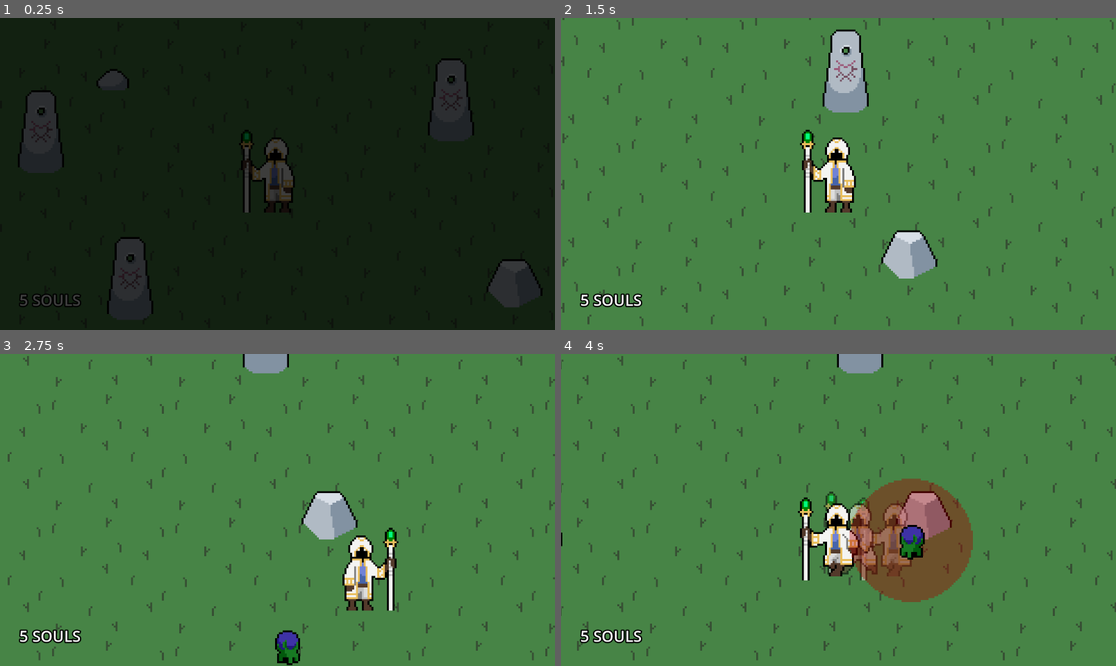
Above: before the commit, frames 1-4 (two rows, left to right).
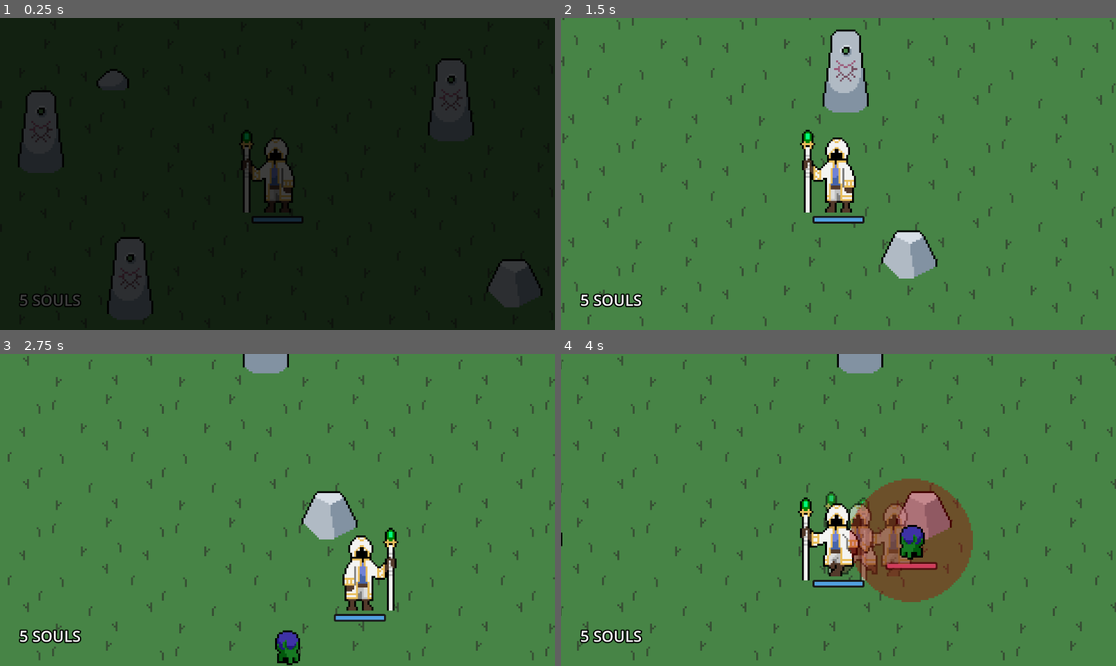
Above: after the commit, the same moments.

Repository: SleepyStudios/SummonerSurvivor
Game: Godot game, scene res://scenes/main.tscn
Two runs of this game, one before a commit and one after it. Both use one fixed random seed, a clock stepped at 60 frames per second and the inputs below.
Inputs (mouse positions are in pixels of both pictures, inside the frame that each line leads up to):
- Up to frame 1 (0.25 s): no input
- Up to frame 2 (1.5 s): move the mouse to (960, 158) at 0.52 s; hold Right (right) 0.53-1.28 s; tap Space (dash) at 0.6 s; click (960, 158) at 0.67 s; move the mouse to (727, 189) at 1.27 s; hold Down (down) from 1.28 s (still down); click (727, 189) at 1.35 s
- Up to frame 3 (2.75 s): tap Space (dash) at 1.55, 2.1 s; move the mouse to (333, 441) at 2.02 s; release Down (down) at 2.03 s; hold Right (right) from 2.03 s (still down)
- Up to frame 4 (4 s): move the mouse to (810, 572) at 2.77 s; release Right (right) at 2.78 s; hold Up (up) 2.78-3.53 s; tap Space (dash) at 2.85, 3.8 s; click (810, 572) at 2.92 s; move the mouse to (1005, 556) at 3.52 s; hold Left (left) from 3.53 s (still down); click (1005, 556) at 3.6 s

The runs differ from the first frame. In frame 1, 0.2% of the frame differs, in the area x 45-55%, y 63-66%; in frame 2, 0.2%; in frame 3, 0.2%; in frame 4, 0.5%, in the area x 45-68%, y 66-75%.

Commit message:
hitting, GAMEPLAY

Diff:
--- a/scenes/bomber.tscn
+++ b/scenes/bomber.tscn
@@ -1,12 +1,13 @@
-[gd_scene load_steps=24 format=3 uid="uid://dfagrj47rdnpo"]
+[gd_scene load_steps=26 format=3 uid="uid://dfagrj47rdnpo"]
 
 [ext_resource type="Script" path="res://scripts/bomber.gd" id="1_oushq"]
 [ext_resource type="Texture2D" uid="uid://dyx1gq3vscg8u" path="res://assets/creatures/bomb_creature_walking_blinking.png" id="2_nh2yx"]
 [ext_resource type="Texture2D" uid="uid://7rhh2dxhbrsx" path="res://assets/creatures/bomb_creature_walking.png" id="3_vv2jg"]
 [ext_resource type="Texture2D" uid="uid://ct5h7qttjsbqe" path="res://assets/creatures/bomb_creature_exploding.png" id="4_y1il7"]
+[ext_resource type="PackedScene" uid="uid://cogx87p0pb6a4" path="res://scenes/ui/hitbox.tscn" id="5_kyhnb"]
+[ext_resource type="StyleBox" uid="uid://d2t0uqgjiwara" path="res://scenes/ui/enemy_health_bar_style.tres" id="6_iid16"]
 
 [sub_resource type="RectangleShape2D" id="RectangleShape2D_uy1w8"]
-size = Vector2(40, 40)
 
 [sub_resource type="AtlasTexture" id="AtlasTexture_n7hvw"]
 atlas = ExtResource("2_nh2yx")
@@ -142,11 +143,13 @@
 radius = 120.0
 
 [node name="Bomber" type="CharacterBody2D" groups=["enemy"]]
-position = Vector2(80, 80)
+position = Vector2(2.08165e-12, 2.08165e-12)
 collision_layer = 2
 collision_mask = 2
 motion_mode = 1
 script = ExtResource("1_oushq")
+kill_points = 5
+max_health = 2
 
 [node name="CollisionShape2D" type="CollisionShape2D" parent="."]
 shape = SubResource("RectangleShape2D_uy1w8")
@@ -163,6 +166,11 @@
 wait_time = 2.0
 one_shot = true
 
+[node name="Hitbox" parent="." instance=ExtResource("5_kyhnb")]
+
+[node name="HealthBar" parent="Hitbox" index="0"]
+theme_override_styles/fill = ExtResource("6_iid16")
+
 [node name="ExplosionArea" type="Area2D" parent="."]
 
 [node name="CollisionShape2D" type="CollisionShape2D" parent="ExplosionArea"]
@@ -173,3 +181,5 @@
 [connection signal="timeout" from="BoomTimer" to="." method="_on_boom_timer_timeout"]
 [connection signal="body_entered" from="ExplosionArea" to="." method="_on_explosion_area_body_entered"]
 [connection signal="body_exited" from="ExplosionArea" to="." method="_on_explosion_area_body_exited"]
+
+[editable path="Hitbox"]
--- a/scenes/bullet.tscn
+++ b/scenes/bullet.tscn
@@ -4,15 +4,15 @@
 [ext_resource type="Texture2D" uid="uid://cp1l7f5p11g4d" path="res://assets/bullet.png" id="2_fss0c"]
 
 [sub_resource type="RectangleShape2D" id="RectangleShape2D_aq8m1"]
-size = Vector2(2.5625, 4)
+size = Vector2(15.5625, 6)
 
-[node name="Bullet" type="StaticBody2D"]
+[node name="Bullet" type="StaticBody2D" groups=["player_ally"]]
 collision_layer = 0
 collision_mask = 6
 script = ExtResource("1_ddqvk")
 
 [node name="CollisionShape2D" type="CollisionShape2D" parent="."]
-position = Vector2(-2.28125, 0)
+position = Vector2(4.21875, 0)
 shape = SubResource("RectangleShape2D_aq8m1")
 
 [node name="Sprite2D" type="Sprite2D" parent="."]
--- /dev/null
+++ b/scenes/health_bar.tscn
@@ -0,0 +1,58 @@
+[gd_scene load_steps=6 format=3 uid="uid://7iqsboiivbxg"]
+
+[ext_resource type="Script" path="res://scripts/health_bar.gd" id="1_838tg"]
+
+[sub_resource type="StyleBoxEmpty" id="StyleBoxEmpty_taltk"]
+
+[sub_resource type="StyleBoxFlat" id="StyleBoxFlat_i5130"]
+bg_color = Color(0.317647, 0.627451, 0.882353, 1)
+corner_radius_top_left = 2
+corner_radius_bottom_left = 2
+
+[sub_resource type="StyleBoxFlat" id="StyleBoxFlat_ehl7h"]
+bg_color = Color(0.0980392, 0.0980392, 0.0980392, 1)
+corner_radius_top_left = 4
+corner_radius_top_right = 4
+corner_radius_bottom_right = 4
+corner_radius_bottom_left = 4
+expand_margin_left = 4.0
+expand_margin_top = 4.0
+expand_margin_right = 4.0
+expand_margin_bottom = 4.0
+
+[sub_resource type="StyleBoxFlat" id="StyleBoxFlat_30uql"]
+bg_color = Color(1, 1, 1, 1)
+corner_radius_top_left = 2
+corner_radius_top_right = 2
+corner_radius_bottom_right = 2
+corner_radius_bottom_left = 2
+
+[node name="HealthBar" type="ProgressBar"]
+z_index = 1
+texture_filter = 1
+offset_right = 100.0
+offset_bottom = 8.0
+theme_override_styles/background = SubResource("StyleBoxEmpty_taltk")
+theme_override_styles/fill = SubResource("StyleBoxFlat_i5130")
+value = 60.0
+show_percentage = false
+script = ExtResource("1_838tg")
+
+[node name="DamageBar" type="ProgressBar" parent="."]
+z_index = -1
+layout_mode = 1
+anchors_preset = 15
+anchor_right = 1.0
+anchor_bottom = 1.0
+grow_horizontal = 2
+grow_vertical = 2
+theme_override_styles/background = SubResource("StyleBoxFlat_ehl7h")
+theme_override_styles/fill = SubResource("StyleBoxFlat_30uql")
+value = 80.0
+show_percentage = false
+
+[node name="Timer" type="Timer" parent="."]
+wait_time = 0.4
+one_shot = true
+
+[connection signal="timeout" from="Timer" to="." method="_on_timer_timeout"]
--- a/scenes/main.tscn
+++ b/scenes/main.tscn
@@ -180,8 +180,8 @@
 anchors_preset = 15
 anchor_right = 1.0
 anchor_bottom = 1.0
-offset_right = 9216.0
-offset_bottom = 5184.0
+offset_right = 12672.0
+offset_bottom = 7128.0
 grow_horizontal = 2
 grow_vertical = 2
 color = Color(0, 0, 0, 1)
--- a/scenes/player.tscn
+++ b/scenes/player.tscn
@@ -1,7 +1,8 @@
-[gd_scene load_steps=11 format=3 uid="uid://c7ylt42bmheo6"]
+[gd_scene load_steps=12 format=3 uid="uid://c7ylt42bmheo6"]
 
 [ext_resource type="Script" path="res://scripts/player.gd" id="1_t8i75"]
 [ext_resource type="Texture2D" uid="uid://bdq8b3kpj41e4" path="res://assets/summoner_walking.png" id="2_dwarc"]
+[ext_resource type="PackedScene" uid="uid://7iqsboiivbxg" path="res://scenes/health_bar.tscn" id="3_q2nu8"]
 
 [sub_resource type="RectangleShape2D" id="RectangleShape2D_2bw7l"]
 size = Vector2(64, 128)
@@ -88,5 +89,11 @@
 sprite_frames = SubResource("SpriteFrames_lcyxd")
 animation = &"walking"
 
+[node name="HealthBar" parent="." instance=ExtResource("3_q2nu8")]
+offset_left = -50.0
+offset_top = 91.0
+offset_right = 50.0
+offset_bottom = 99.0
+
 [connection signal="timeout" from="DashTimer" to="." method="_on_dash_timer_timeout"]
 [connection signal="timeout" from="DashCooldownTimer" to="." method="_on_dash_cooldown_timer_timeout"]
--- a/scenes/roller.tscn
+++ b/scenes/roller.tscn
@@ -1,11 +1,11 @@
-[gd_scene load_steps=13 format=3 uid="uid://cncaselhwx66g"]
+[gd_scene load_steps=14 format=3 uid="uid://cncaselhwx66g"]
 
 [ext_resource type="Script" path="res://scripts/roller.gd" id="1_5aak3"]
 [ext_resource type="Texture2D" uid="uid://bu1o2ml0ydv51" path="res://assets/creatures/roller_running.png" id="2_7h6a8"]
 [ext_resource type="Texture2D" uid="uid://b6jom6k8epl0k" path="res://assets/creatures/roller_rolling.png" id="3_by1s8"]
+[ext_resource type="PackedScene" uid="uid://cogx87p0pb6a4" path="res://scenes/ui/hitbox.tscn" id="4_u5ce7"]
 
-[sub_resource type="CircleShape2D" id="CircleShape2D_p48kq"]
-radius = 42.72
+[sub_resource type="CircleShape2D" id="CircleShape2D_0wugd"]
 
 [sub_resource type="AtlasTexture" id="AtlasTexture_6t0w3"]
 atlas = ExtResource("2_7h6a8")
@@ -69,16 +69,26 @@
 "speed": 5.0
 }]
 
-[node name="Roller" type="CharacterBody2D"]
+[node name="Roller" type="CharacterBody2D" groups=["player_ally"]]
 position = Vector2(2.08165e-12, 2.08165e-12)
 collision_layer = 2
 collision_mask = 2
 script = ExtResource("1_5aak3")
+max_health = 10
 
 [node name="CollisionShape2D" type="CollisionShape2D" parent="."]
-shape = SubResource("CircleShape2D_p48kq")
+shape = SubResource("CircleShape2D_0wugd")
 
 [node name="AnimatedSprite2D" type="AnimatedSprite2D" parent="."]
 scale = Vector2(4, 4)
 sprite_frames = SubResource("SpriteFrames_xbvth")
 autoplay = "default"
+
+[node name="Hitbox" parent="." instance=ExtResource("4_u5ce7")]
+search_group = 1
+
+[node name="HealthBar" parent="Hitbox" index="0"]
+offset_top = 67.0
+offset_bottom = 75.0
+
+[editable path="Hitbox"]
--- a/scenes/turret.tscn
+++ b/scenes/turret.tscn
@@ -1,15 +1,16 @@
-[gd_scene load_steps=5 format=3 uid="uid://c3ov21223a3bd"]
+[gd_scene load_steps=6 format=3 uid="uid://c3ov21223a3bd"]
 
 [ext_resource type="Script" path="res://scripts/turret.gd" id="1_o6gv7"]
 [ext_resource type="Texture2D" uid="uid://cede26bitf26" path="res://assets/creatures/turret.png" id="2_e1qdi"]
 [ext_resource type="Texture2D" uid="uid://s7prf1evkx0q" path="res://assets/creatures/turret_snout.png" id="3_dvaf8"]
+[ext_resource type="PackedScene" uid="uid://cogx87p0pb6a4" path="res://scenes/ui/hitbox.tscn" id="4_2o3cc"]
 
 [sub_resource type="CircleShape2D" id="CircleShape2D_djkhj"]
-radius = 30.0
+radius = 1.0
 
-[node name="Turret" type="StaticBody2D"]
+[node name="Turret" type="CharacterBody2D"]
 texture_filter = 1
-position = Vector2(225, 146)
+position = Vector2(2.08165e-12, 2.08165e-12)
 script = ExtResource("1_o6gv7")
 
 [node name="Base" type="Sprite2D" parent="."]
@@ -27,3 +28,6 @@
 
 [node name="CollisionShape2D" type="CollisionShape2D" parent="."]
 shape = SubResource("CircleShape2D_djkhj")
+
+[node name="Hitbox" parent="." instance=ExtResource("4_2o3cc")]
+search_group = 1
--- /dev/null
+++ b/scenes/ui/enemy_health_bar_style.tres
@@ -0,0 +1,6 @@
+[gd_resource type="StyleBoxFlat" format=3 uid="uid://d2t0uqgjiwara"]
+
+[resource]
+bg_color = Color(0.92549, 0.384314, 0.592157, 1)
+corner_radius_top_left = 2
+corner_radius_bottom_left = 2
--- /dev/null
+++ b/scenes/ui/hitbox.tscn
@@ -0,0 +1,21 @@
+[gd_scene load_steps=4 format=3 uid="uid://cogx87p0pb6a4"]
+
+[ext_resource type="Script" path="res://scripts/hitbox.gd" id="1_nbf0w"]
+[ext_resource type="PackedScene" uid="uid://7iqsboiivbxg" path="res://scenes/health_bar.tscn" id="2_j7dh0"]
+
+[sub_resource type="CircleShape2D" id="CircleShape2D_mwe7p"]
+radius = 38.0
+
+[node name="Hitbox" type="Area2D"]
+collision_layer = 2
+collision_mask = 2
+script = ExtResource("1_nbf0w")
+
+[node name="HealthBar" parent="." instance=ExtResource("2_j7dh0")]
+offset_left = -50.0
+offset_top = 49.0
+offset_right = 50.0
+offset_bottom = 57.0
+
+[node name="CollisionShape2D" type="CollisionShape2D" parent="."]
+shape = SubResource("CircleShape2D_mwe7p")
--- a/scripts/bomber.gd
+++ b/scripts/bomber.gd
@@ -2,9 +2,8 @@
 
 const EXPLODE_TRIGGER_DISTANCE = 150
 
-
-@onready var sprite: AnimatedSprite2D = $"AnimatedSprite2D"
-@onready var boom_timer: Timer = $"BoomTimer"
+@onready var sprite: AnimatedSprite2D = $AnimatedSprite2D
+@onready var boom_timer: Timer = $BoomTimer
 
 var ready_to_explode = false
 var player_in_explosion = false
--- a/scripts/bullet.gd
+++ b/scripts/bullet.gd
@@ -1,29 +1,26 @@
 class_name Bullet extends StaticBody2D
 
-enum SEARCH_GROUP {
-	PLAYER,
-	ENEMY
-}
+var velocity: Vector2
+var search_group: Hitbox.SEARCH_GROUP
 
-var velocity: Vector2
-var search_group: SEARCH_GROUP
-
-func launch(direction: Vector2, speed: float, group: SEARCH_GROUP):
+func launch(direction: Vector2, speed: float, group: Hitbox.SEARCH_GROUP):
 	velocity = direction * speed
 	search_group = group
-	$"Sprite2D".rotation = direction.angle()
+	$Sprite2D.rotation = direction.angle()
 
-	if search_group == SEARCH_GROUP.PLAYER:
+	if search_group == Hitbox.SEARCH_GROUP.PLAYER:
 		set_collision_mask_value(2, false)
-	elif search_group == SEARCH_GROUP.ENEMY:
+	elif search_group == Hitbox.SEARCH_GROUP.ENEMY:
 		set_collision_mask_value(3, false)
 
 func _physics_process(_delta: float):
 	var collision = move_and_collide(velocity)
 
 	if collision != null:
-		if collision.get_collider().is_in_group("player" if search_group == SEARCH_GROUP.PLAYER else "enemy"):
-			if search_group == SEARCH_GROUP.ENEMY:
-				collision.get_collider().on_death()
+		if collision.get_collider().is_in_group("player" if search_group == Hitbox.SEARCH_GROUP.PLAYER else "enemy"):
+			if collision.get_collider().is_in_group("enemy"):
+				collision.get_collider().hitbox.handle_hit()
+			else:
+				collision.get_collider().on_hit()
 
 		queue_free()
--- a/scripts/creature.gd
+++ b/scripts/creature.gd
@@ -2,30 +2,38 @@
 
 @export var kill_points: int
 @export var speed = 250.0
+@export var max_health = 3
 
 @onready var player: Player = $"../Player"
+@onready var hitbox: Hitbox = $Hitbox
 
+var health
 var dead = false
 
 var soul_pickup = preload ("res://scenes/soul_pickup.tscn")
 
+func _ready() -> void:
+	health = max_health
+	hitbox.setup(health, on_hit)
+
 func _can_move() -> bool:
 	return not player.dead
 
-func get_center_point() -> Vector2:
-	for child in get_children():
-		if child is Sprite2D:
-			return position + child.texture.size() / 2
-		if child is AnimatedSprite2D:
-			return position + child.sprite_frames.get_frame_texture(child.animation, child.frame).get_size() / 2
+func on_hit() -> void:
+	if dead:
+		return
 
-	return position
+	health -= 1
+	if health < 1:
+		on_death()
 
 func on_death() -> void:
 	if dead:
 		return
 
 	dead = true
+	player.add_score(kill_points)
+
 	var pickup = soul_pickup.instantiate()
 	pickup.position = position
 	player.get_parent().add_child(pickup)
--- /dev/null
+++ b/scripts/health_bar.gd
@@ -0,0 +1,31 @@
+class_name HealthBar extends ProgressBar
+
+@onready var timer = $Timer
+@onready var damage_bar = $DamageBar
+
+var health = 0 : set = _set_health
+
+func _set_health(new_health: int):
+	var prev = health
+
+	if new_health == 0:
+		visible = false
+
+	health = min(max_value, new_health)
+	value = health
+
+	if new_health < prev:
+		timer.start()
+	else:
+		damage_bar.value = health
+
+func init_health(_health: int):
+	health = _health
+	max_value = health
+	value = health
+
+	damage_bar.max_value = health
+	damage_bar.value = health
+
+func _on_timer_timeout() -> void:
+	damage_bar.value = health
--- /dev/null
+++ b/scripts/hitbox.gd
@@ -0,0 +1,48 @@
+class_name Hitbox extends Area2D
+
+const HIT_RATE = 0.5
+
+enum SEARCH_GROUP {
+	PLAYER,
+	ENEMY
+}
+
+signal on_hit
+@export var search_group: SEARCH_GROUP
+@onready var health_bar = $HealthBar
+
+var enemies_colliding_with_count = 0
+var tmr_hit = 0
+
+func _ready() -> void:
+	body_entered.connect(_on_body_entered)
+	body_exited.connect(_on_body_exited)
+
+func setup(max_health: int, hit_connection: Callable) -> void:
+	health_bar.init_health(max_health)
+	on_hit.connect(hit_connection)
+
+func search_group_name() -> String:
+	return "enemy" if search_group == SEARCH_GROUP.ENEMY else "player_ally"
+
+func _on_body_entered(body: Node2D) -> void:
+	if body.is_in_group(search_group_name()):
+		enemies_colliding_with_count += 1
+		tmr_hit = HIT_RATE
+
+func _on_body_exited(body: Node2D) -> void:
+	if body.is_in_group(search_group_name()):
+		enemies_colliding_with_count -= 1
+
+func handle_hit() -> void:
+	on_hit.emit()
+	health_bar.health -= 1
+
+func _process(delta: float) -> void:
+	tmr_hit += delta
+	if tmr_hit >= 0.5:
+		for i in enemies_colliding_with_count:
+			on_hit.emit()
+			health_bar.health -= 1
+
+		tmr_hit = 0
--- a/scripts/monument.gd
+++ b/scripts/monument.gd
@@ -1,6 +1,6 @@
 extends StaticBody2D
 
-@onready var label: Label = $"Label"
+@onready var label: Label = $Label
 @onready var player: Player = $"../../Player"
 
 const UPGRADE_TIERS = [3, 5, 10, 20, 40]
--- a/scripts/player.gd
+++ b/scripts/player.gd
@@ -5,23 +5,27 @@
 const WORLD_SIZE = Vector2(1920, 1080)
 const MAX_HEALTH = 5
 
-@onready var cam: Camera2D = $"Camera2D"
-@onready var dash_timer: Timer = $"DashTimer"
-@onready var dash_cooldown_timer: Timer = $"DashCooldownTimer"
-@onready var bg: Sprite2D = $"../BG"
+@onready var cam: Camera2D = $Camera2D
+@onready var dash_timer: Timer = $DashTimer
+@onready var dash_cooldown_timer: Timer = $DashCooldownTimer
 @onready var monuments_spawner: MonumentsSpawner = $"../Monuments"
-@onready var sprite: AnimatedSprite2D = $"AnimatedSprite2D"
+@onready var sprite: AnimatedSprite2D = $AnimatedSprite2D
 @onready var ui: UI = $"../UI"
+@onready var health_bar: HealthBar = $HealthBar
 
 var dash_sprite = preload("res://scenes/dash_sprite.tscn")
 
 var speed = BASE_SPEED
 var can_dash = true
 var souls = 5
-var health = MAX_HEALTH
+var health = MAX_HEALTH : set = _set_health
 var tmr_dash_sprite = 0
 var dead = false
 var score = 0
+
+func _set_health(new_value: int) -> void:
+	health = new_value
+	health_bar.health = health
 
 func _ready() -> void:
 	cam.limit_top = -WORLD_SIZE.y * 0.5
@@ -30,6 +34,8 @@
 	cam.limit_right = WORLD_SIZE.x * 0.5
 	cam.limit_smoothed = true
 	monuments_spawner.spawn()
+
+	health_bar.init_health(health)
 
 func get_input() -> void:
 	if dead:
@@ -78,7 +84,7 @@
 func _on_dash_cooldown_timer_timeout() -> void:
 	can_dash = true
 
-func _add_score(amount) -> void:
+func add_score(amount) -> void:
 	score += amount
 
 func on_hit() -> void:
@@ -95,7 +101,7 @@
 
 func on_pickup_soul() -> void:
 	souls += 1
-	_add_score(5)
+	add_score(5)
 	print("new souls: %s" % [souls])
 
 func on_heal(requirement: int) -> void:
--- a/scripts/roller.gd
+++ b/scripts/roller.gd
@@ -1,11 +1,10 @@
-extends CharacterBody2D
+extends Summonable
 
 const AGGRO_RANGE = 400
 const BASE_SPEED = 150
 const AGGRO_SPEED = 400
 
-@onready var player: Player = $"../Player"
-@onready var sprite: AnimatedSprite2D = $"AnimatedSprite2D"
+@onready var sprite: AnimatedSprite2D = $AnimatedSprite2D
 
 var target: Creature
 
@@ -26,6 +25,9 @@
 	sprite.play("default")
 
 func _physics_process(_delta: float) -> void:
+	if dead:
+		return
+
 	if player and not target:
 		velocity = (player.position - position).normalized() * BASE_SPEED
 
--- a/scripts/summon_button.gd
+++ b/scripts/summon_button.gd
@@ -7,7 +7,7 @@
 @export var cost: int
 
 @onready var player: Player = $"../../Player"
-@onready var label: Label = $"Label"
+@onready var label: Label = $Label
 
 var selected = false
 var disabled = false
@@ -16,14 +16,14 @@
 	if not Engine.is_editor_hint():
 		label.text = "Summon %s (%s)" % [creature_name, cost]
 		label.visible = false
-		($"SummonIcon" as Sprite2D).texture = creature_icon
+		($SummonIcon as Sprite2D).texture = creature_icon
 
 func _check_disabled() -> bool:
 	return player.souls < cost
 
 func _process(_delta: float) -> void:
 	if not Engine.is_editor_hint():
-		$"SummonIcon".modulate = Color(1, 1, 1, 100 / 255.0) if _check_disabled() else Color.WHITE
+		$SummonIcon.modulate = Color(1, 1, 1, 100 / 255.0) if _check_disabled() else Color.WHITE
 		var opacity = 0.8 if selected and not _check_disabled() else (110 / 255.0)
 		var bit = 0.5 if _check_disabled() else 1.0
 		self_modulate = Color(1, bit, bit, opacity)
--- /dev/null
+++ b/scripts/summonable.gd
@@ -0,0 +1,34 @@
+class_name Summonable extends CharacterBody2D
+
+@export var max_health = 3
+
+@onready var player: Player = $"../Player"
+@onready var hitbox: Hitbox = $Hitbox
+
+var health = max_health
+var dead = false
+
+func _ready() -> void:
+	health = max_health
+	hitbox.setup(health, on_hit)
+
+func on_hit() -> void:
+	if dead:
+		return
+
+	health -= 1
+	if health < 1:
+		on_death()
+
+func _handle_death() -> void:
+	pass
+
+func on_death() -> void:
+	if dead:
+		return
+
+	dead = true
+
+	var tween = get_tree().create_tween()
+	tween.tween_property(self, "modulate", Color.TRANSPARENT, 0.6).set_trans(Tween.TRANS_LINEAR)
+	tween.tween_callback(queue_free)
--- a/scripts/turret.gd
+++ b/scripts/turret.gd
@@ -1,7 +1,6 @@
-extends StaticBody2D
+extends Summonable
 
-@onready var muzzle = $"Snout/Muzzle"
-@onready var player = $"../Player"
+@onready var muzzle = $Snout/Muzzle
 
 var bullet_scene = preload("res://scenes/bullet.tscn")
 
@@ -22,15 +21,18 @@
 func shoot(dir: Vector2) -> void:
 	var bullet: Bullet = bullet_scene.instantiate()
 	bullet.position = muzzle.global_position
-	bullet.launch(dir.normalized(), 40, Bullet.SEARCH_GROUP.ENEMY)
+	bullet.launch(dir.normalized(), 40, Hitbox.SEARCH_GROUP.ENEMY)
 	get_parent().add_child(bullet)
 
 func _process(delta: float) -> void:
-	var dir = find_closest_enemy()
-	if dir:
-		$"Snout".rotation = dir.angle()
+	if dead:
+		return
+
+	var enemy = find_closest_enemy()
+	if enemy:
+		$Snout.rotation = position.angle_to_point(enemy)
 
 		tmr_shoot += delta
-		if tmr_shoot >= 0.8:
-			shoot(dir)
+		if tmr_shoot >= 1.0:
+			shoot(enemy - position)
 			tmr_shoot = 0
--- a/scripts/ui.gd
+++ b/scripts/ui.gd
@@ -1,8 +1,8 @@
 class_name UI extends CanvasLayer
 
-@onready var death_ui = $"DeathUI"
-@onready var score_label: Label = $"DeathUI/VBoxContainer/ScoreLabel"
-@onready var overlay = $"Overlay"
+@onready var death_ui = $DeathUI
+@onready var score_label: Label = $DeathUI/VBoxContainer/ScoreLabel
+@onready var overlay = $Overlay
 @onready var player: Player = $"../Player"
 
 func _ready() -> void:
